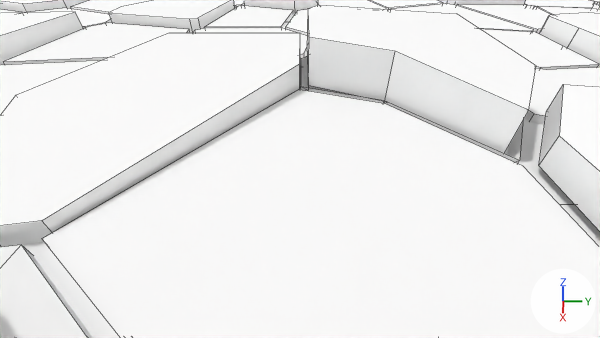
The Blender file app/models/world_v2.blend as it was, and as the next commit left it.
One viewpoint serves both versions: the file's camera 'Camera.001'. Arrows for +X, +Y and +Z are at lower right; the lights stay in place. Mesh edges are drawn as thin lines.

Objects in the first picture: 'WorldFar', 'big', 'bouncers', 'bulrushes', 'terrestrials'.
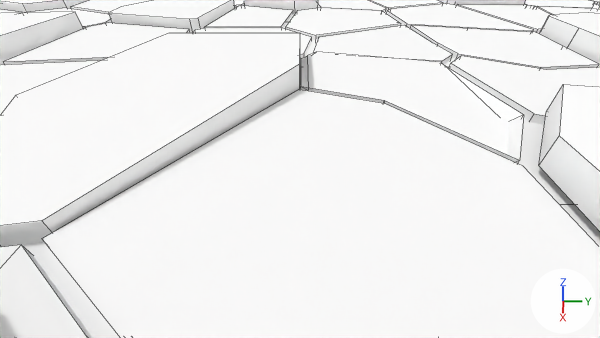
Boxes (x1, y1, x2, y2) around the edits, measured in the pictures (600 x 338 px):
'bulrushes', hidden: before (307, 5, 536, 153)

The change in detail:
Object 'bulrushes' (ob_bulrushes) is now hidden.
